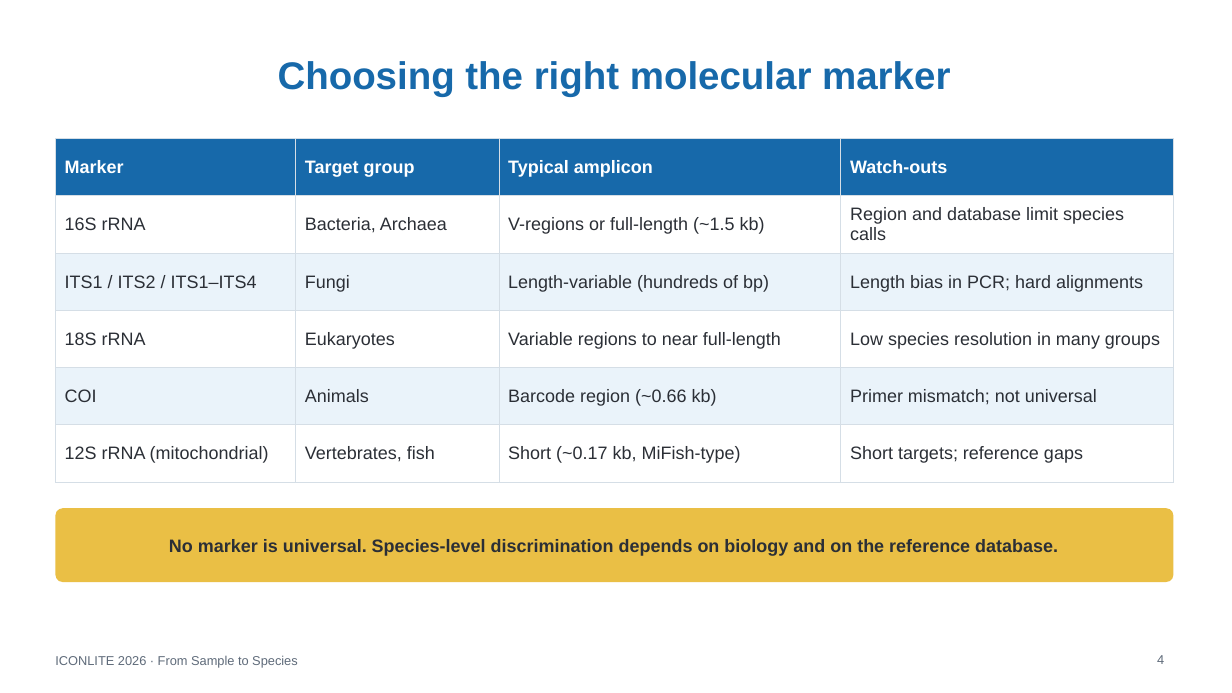
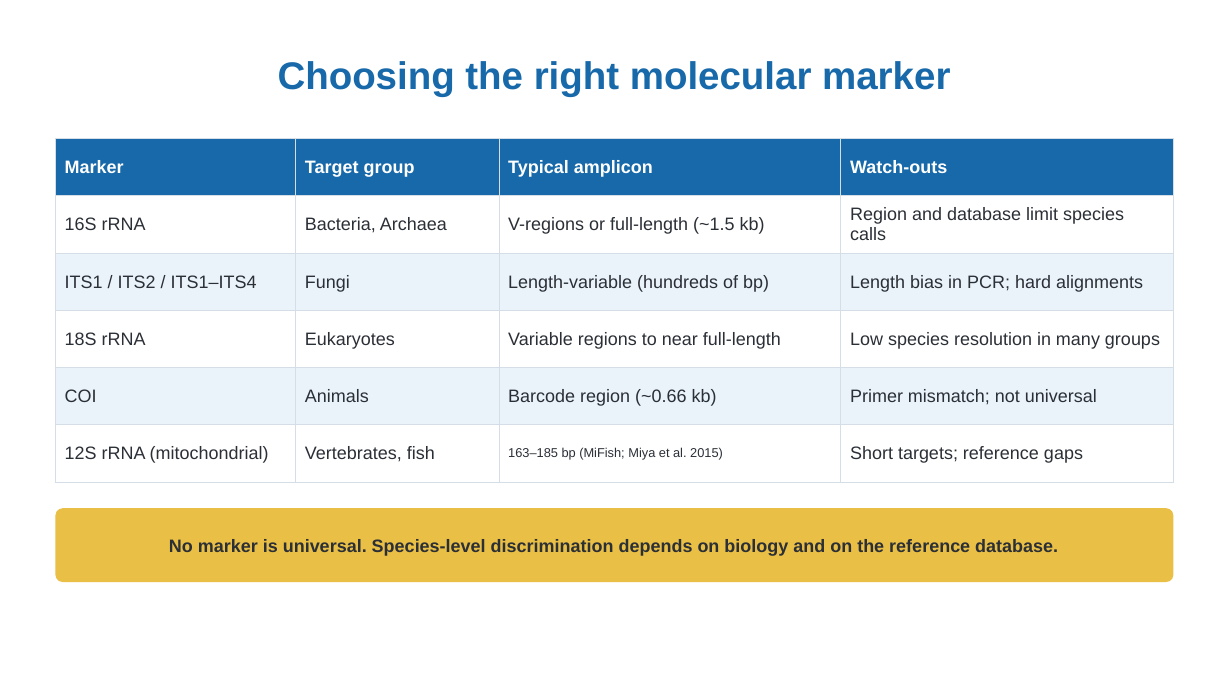
Before and after one commit to WhyAdr/ICONLITE-2026, a slide deck: slide 4 of ICONLITE_ONT_Amplicon_Sequencing_Workshop.pptx. Drawn at 1232x693 pixels with LibreOffice and Linux fonts; fonts in the diff are those of the drawing. Boxes give left, top, right and bottom in pixels: in the first picture for what was removed or moved away, otherwise in the second. Text is boxed around its words. In the diff, an @@ line names an element or a change of style, - is before the commit and + after.

```diff
--- a/ICONLITE_ONT_Amplicon_Sequencing_Workshop.pptx
+++ b/ICONLITE_ONT_Amplicon_Sequencing_Workshop.pptx
@@ table at box(55, 139, 1174, 467) @@
-row 6, column 3: Short (~0.17 kb, MiFish-type)
+row 6, column 3: 163–185 bp (MiFish; Miya et al. 2015)
@@ text removed at box(55, 655, 298, 668) @@
-ICONLITE 2026 · From Sample to Species
@@ page number removed at box(1157, 655, 1164, 664) @@
-4
```
Also in this commit, not shown: 21 other slides changed, 1 slide added, 1 slide removed, 18 other files.
